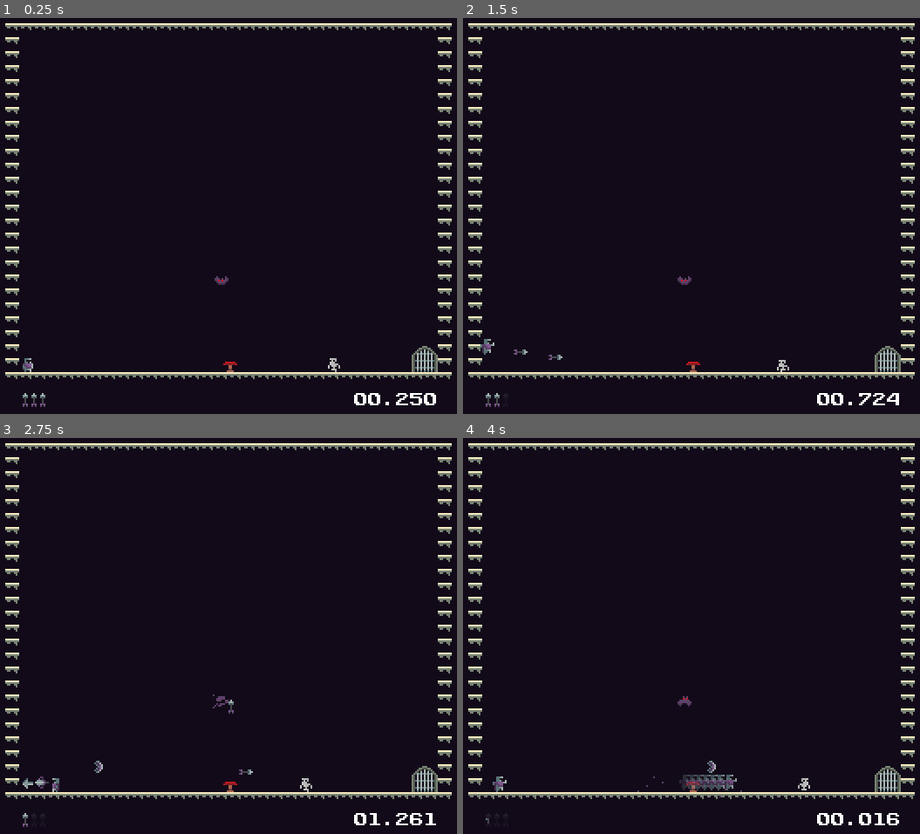
Above: before the commit, frames 1-4 (two rows, left to right).
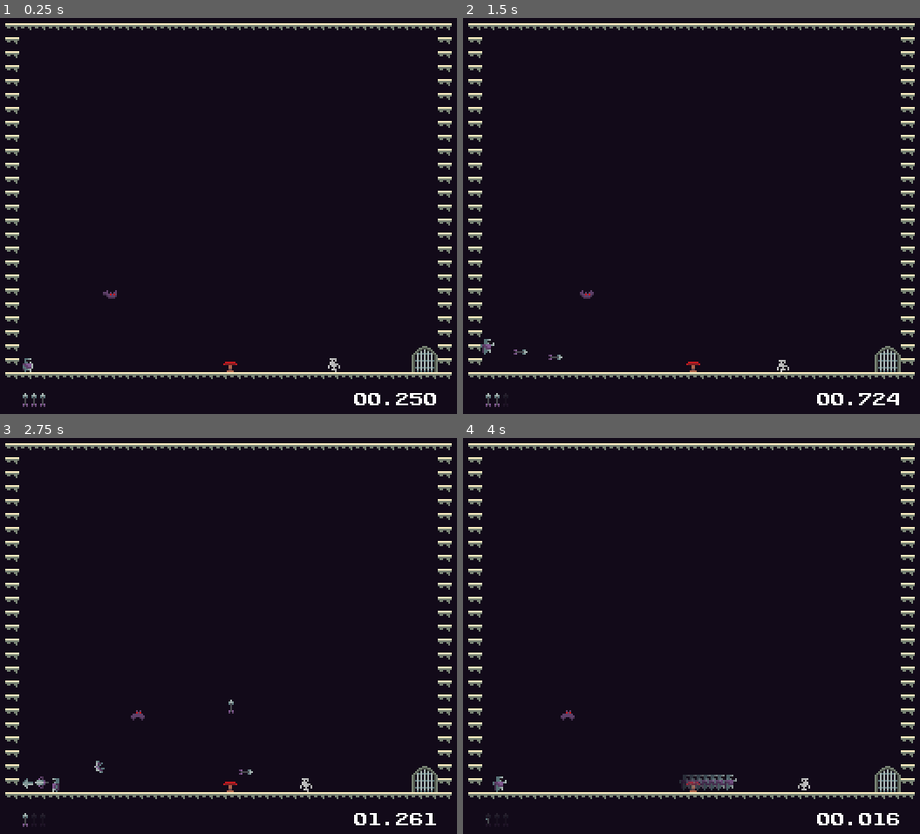
Above: after the commit, the same moments.

Repository: MadDevInc/Gladitta
Game: Godot game, scene res://ambiente_de_teste.tscn
The game is run twice, just before and just after one commit, with the same random seed, the same clock (stepped at 60 frames per second) and the same inputs.
Inputs (mouse positions are in pixels of both pictures, inside the frame that each line leads up to):
- Up to frame 1 (0.25 s): no input
- Up to frame 2 (1.5 s): move the mouse to (814, 184) at 0.52 s; hold Right mouse button (shoot) 0.53-1.28 s; hold D (move_right) from 0.53 s (still down); tap E (boomerang) at 0.6 s; tap Space (jump) at 0.77 s; move the mouse to (581, 223) at 1.27 s; right-click (581, 223) at 1.35 s
- Up to frame 3 (2.75 s): tap Space (jump) at 1.52 s; tap E (boomerang) at 1.55 s; move the mouse to (283, 533) at 2.02 s; release D (move_right) at 2.03 s; hold A (move_left) from 2.03 s (still down); hold Right mouse button (shoot) from 2.03 s (still down); click (283, 533) at 2.1 s
- Up to frame 4 (4 s): move the mouse to (664, 707) at 2.77 s; release A (move_left) at 2.78 s; release Right mouse button (shoot) at 2.78 s; hold D (move_right) from 2.78 s (still down); tap E (boomerang) at 2.85 s; tap Space (jump) at 3.02, 3.77 s; move the mouse to (860, 687) at 3.52 s; hold Shift (dash_trigger) from 3.53 s (still down); right-click (860, 687) at 3.8 s

The runs differ from the first frame. In frame 1, less than 0.1% of the frame differs, in the area x 22-50%, y 65-71%; in frame 2, less than 0.1%; in frame 3, 0.1%; in frame 4, 0.1%, in the area x 21-62%, y 65-91%.

Commit message:
Implemented Boomerang Behaviour and Animations

Diff:
--- a/gladitta/Scenes/Characters/Enemy/Enemy/bat.gd
+++ b/gladitta/Scenes/Characters/Enemy/Enemy/bat.gd
@@ -58,7 +58,8 @@
 
 func _on_detector_area_entered(area: Area2D) -> void:
 	if area.is_in_group("Sword"):
-		kill()
+		#kill()
+		pass
 
 func _on_detector_body_entered(body: Node2D) -> void:
 	if body.is_in_group("Arrow"):
--- a/gladitta/Scenes/Characters/Enemy/Enemy/bat.tscn
+++ b/gladitta/Scenes/Characters/Enemy/Enemy/bat.tscn
@@ -38,6 +38,7 @@
 size = Vector2(9, 7)
 
 [node name="Bat" type="CharacterBody2D" groups=["Enemy"]]
+motion_mode = 1
 script = ExtResource("1_njhdb")
 
 [node name="CollisionShape2D" type="CollisionShape2D" parent="."]
--- a/gladitta/Scenes/Characters/Enemy/Enemy/bat_death_particles.tscn
+++ b/gladitta/Scenes/Characters/Enemy/Enemy/bat_death_particles.tscn
@@ -4,7 +4,7 @@
 [ext_resource type="Script" path="res://Scenes/Characters/Enemy/Enemy/bat_death_particles.gd" id="2_6gokg"]
 
 [sub_resource type="Curve" id="Curve_idnod"]
-_data = [Vector2(0, 1), 0.0, 0.0, 0, 0, Vector2(0.895455, 1), 0.0, 0.0, 0, 0, Vector2(1, 0), 0.0, 0.0, 0, 0]
+_data = [Vector2(0, 1), 0.0, 0.0, 0, 0, Vector2(0.9, 1), 0.0, 0.0, 0, 0, Vector2(1, 0), 0.0, 0.0, 0, 0]
 point_count = 3
 
 [sub_resource type="CurveTexture" id="CurveTexture_11do2"]
@@ -30,7 +30,7 @@
 amount = 28
 process_material = SubResource("ParticleProcessMaterial_v3q4g")
 texture = ExtResource("1_ipiq0")
-lifetime = 3.0
+lifetime = 5.0
 one_shot = true
 explosiveness = 1.0
 script = ExtResource("2_6gokg")
--- a/gladitta/Scenes/Characters/Enemy/Enemy/skeleton.gd
+++ b/gladitta/Scenes/Characters/Enemy/Enemy/skeleton.gd
@@ -67,11 +67,13 @@
 
 func _on_detector_area_entered(area: Area2D) -> void:
 	if area.is_in_group("Sword"):
-		kill()
+		#kill()
+		pass
 
 func _on_detector_body_entered(body: Node2D) -> void:
 	if body.is_in_group("Arrow"):
 		kill()
+		pass
 
 func kill():
 	var death_particles_instance = death_particles_scene.instantiate()
--- a/gladitta/Scenes/Characters/Enemy/Enemy/skeleton_death_particles.tscn
+++ b/gladitta/Scenes/Characters/Enemy/Enemy/skeleton_death_particles.tscn
@@ -4,7 +4,7 @@
 [ext_resource type="Script" path="res://Scenes/Characters/Enemy/Enemy/skeleton_death_particles.gd" id="1_51k68"]
 
 [sub_resource type="Curve" id="Curve_slbib"]
-_data = [Vector2(0, 1), 0.0, 0.0, 0, 0, Vector2(0.895455, 1), 0.0, 0.0, 0, 0, Vector2(1, 0), 0.0, 0.0, 0, 0]
+_data = [Vector2(0, 1), 0.0, 0.0, 0, 0, Vector2(0.9, 1), 0.0, 0.0, 0, 0, Vector2(1, 0), 0.0, 0.0, 0, 0]
 point_count = 3
 
 [sub_resource type="CurveTexture" id="CurveTexture_0ffto"]
@@ -28,7 +28,7 @@
 amount = 28
 process_material = SubResource("ParticleProcessMaterial_sddnp")
 texture = ExtResource("1_5g4hc")
-lifetime = 3.0
+lifetime = 5.0
 one_shot = true
 explosiveness = 1.0
 script = ExtResource("1_51k68")
--- a/gladitta/Scenes/Characters/Player/Arrow/arrow.gd
+++ b/gladitta/Scenes/Characters/Player/Arrow/arrow.gd
@@ -5,6 +5,9 @@
 var dir = Vector2()
 
 var collision = null
+
+func _ready() -> void:
+	get_parent().get_node("Player").death.connect(_on_player_death)
 
 func get_direction():
 	return dir
@@ -23,3 +26,6 @@
 
 func launch(direction):
 	set_direction(direction)
+
+func _on_player_death():
+	self.queue_free()
--- a/gladitta/Scenes/Characters/Player/Boomerang/boomerang.gd
+++ b/gladitta/Scenes/Characters/Player/Boomerang/boomerang.gd
@@ -4,12 +4,19 @@
 
 var dir
 
+func _ready() -> void:
+	get_parent().get_node("Player").death.connect(_on_player_death)
+
 func set_direction(new_dir):
-	print(new_dir)
 	dir = new_dir
 
-func _physics_process(delta: float) -> void:
+func _physics_process(_delta: float) -> void:
 	velocity = dir * SPEED
+
+	if velocity.x > 0:
+		$AnimationPlayer.play("spin_clockwise")
+	else:
+		$AnimationPlayer.play("spin_counterclockwise")
 
 	move_and_slide()
 
@@ -20,3 +27,6 @@
 func _on_vertical_detector_body_entered(body: Node2D) -> void:
 	if body.is_in_group("Solid"):
 		dir.y = -dir.y
+
+func _on_player_death():
+	self.queue_free()
--- a/gladitta/Scenes/Characters/Player/Boomerang/boomerang.tscn
+++ b/gladitta/Scenes/Characters/Player/Boomerang/boomerang.tscn
@@ -22,7 +22,7 @@
 }
 
 [sub_resource type="Animation" id="Animation_4t00a"]
-resource_name = "spin"
+resource_name = "spin_clockwise"
 loop_mode = 1
 tracks/0/type = "value"
 tracks/0/imported = false
@@ -37,10 +37,27 @@
 "values": [0.0, 6.28319]
 }
 
+[sub_resource type="Animation" id="Animation_pq6ow"]
+resource_name = "spin_counterclockwise"
+loop_mode = 1
+tracks/0/type = "value"
+tracks/0/imported = false
+tracks/0/enabled = true
+tracks/0/path = NodePath("Sprite2D:rotation")
+tracks/0/interp = 1
+tracks/0/loop_wrap = true
+tracks/0/keys = {
+"times": PackedFloat32Array(0, 1),
+"transitions": PackedFloat32Array(1, 1),
+"update": 0,
+"values": [0.0, -6.28319]
+}
+
 [sub_resource type="AnimationLibrary" id="AnimationLibrary_rthr7"]
 _data = {
 "RESET": SubResource("Animation_ij0ns"),
-"spin": SubResource("Animation_4t00a")
+"spin_clockwise": SubResource("Animation_4t00a"),
+"spin_counterclockwise": SubResource("Animation_pq6ow")
 }
 
 [sub_resource type="RectangleShape2D" id="RectangleShape2D_wbjn3"]
@@ -49,7 +66,11 @@
 [sub_resource type="RectangleShape2D" id="RectangleShape2D_38x7l"]
 size = Vector2(6, 6.5)
 
-[node name="Boomerang" type="CharacterBody2D"]
+[sub_resource type="RectangleShape2D" id="RectangleShape2D_3k2hf"]
+size = Vector2(2, 2)
+
+[node name="Boomerang" type="CharacterBody2D" groups=["Boomerang"]]
+motion_mode = 1
 script = ExtResource("1_rweex")
 
 [node name="CollisionShape2D" type="CollisionShape2D" parent="."]
@@ -63,6 +84,7 @@
 libraries = {
 "": SubResource("AnimationLibrary_rthr7")
 }
+autoplay = "spin_clockwise"
 
 [node name="HorizontalDetector" type="Area2D" parent="."]
 
@@ -74,5 +96,13 @@
 [node name="CollisionShape2D" type="CollisionShape2D" parent="VerticalDetector"]
 shape = SubResource("RectangleShape2D_38x7l")
 
+[node name="Tip" type="CharacterBody2D" parent="." groups=["Boomerang"]]
+position = Vector2(12, 0.5)
+collision_layer = 2
+collision_mask = 2
+
+[node name="CollisionShape2D" type="CollisionShape2D" parent="Tip"]
+shape = SubResource("RectangleShape2D_3k2hf")
+
 [connection signal="body_entered" from="HorizontalDetector" to="." method="_on_horizontal_detector_body_entered"]
 [connection signal="body_entered" from="VerticalDetector" to="." method="_on_vertical_detector_body_entered"]
--- a/gladitta/Scenes/Characters/Player/player.gd
+++ b/gladitta/Scenes/Characters/Player/player.gd
@@ -197,7 +197,10 @@
 		if $Sword.position.y == 0 and !is_on_floor():
 			launch(Vector2($Sword.position.x/8, 0.25))
 		else:
-			launch(Vector2($Sword.position.x/8, 0.875))
+			launch(Vector2($Sword.position.x/8, 0.875 * sign($Sword.position.y)))
+
+	if body.is_in_group("Enemy"):
+		body.kill()
 
 func move_sword(new_direction):
 	if $Sword/AnimationPlayer.is_playing():
@@ -225,7 +228,7 @@
 
 	var arrow_instance = arrow_scene.instantiate()
 	arrow_instance.set_direction(shoot_direction)
-	get_parent().get_node("Arrows").add_child(arrow_instance)
+	get_parent().add_child(arrow_instance)
 	arrow_instance.global_position = $DirectionPivot/Bow.global_position
 
 	if shoot_direction.y == 0.0:
--- a/gladitta/Scenes/Gadgets/Spring/spring.gd
+++ b/gladitta/Scenes/Gadgets/Spring/spring.gd
@@ -13,7 +13,7 @@
 		else:
 			body.get_parent().queue_free()
 		var arrow_instance = arrow_scene.instantiate()
-		get_parent().get_node("Arrows").call_deferred("add_child", arrow_instance)
+		get_parent().call_deferred("add_child", arrow_instance)
 		arrow_instance.global_position = $Marker2D.global_position
 		arrow_instance.set_direction(direction)
 	$AnimatedSprite2D.play("expand")
--- a/gladitta/Scenes/Levels/Template/level_template.gd
+++ b/gladitta/Scenes/Levels/Template/level_template.gd
@@ -18,5 +18,3 @@
 func _on_player_death() -> void:
 	$CanvasLayer/Timer.reset()
 	$LevelEnding.reset()
-	for child in $Arrows.get_children():
-		child.queue_free()
--- a/gladitta/Scenes/Levels/Template/level_template.tscn
+++ b/gladitta/Scenes/Levels/Template/level_template.tscn
@@ -52,8 +52,6 @@
 
 [node name="Enemies" type="Node2D" parent="."]
 
-[node name="Arrows" type="Node2D" parent="."]
-
 [node name="CRTshader" type="ColorRect" parent="."]
 visible = false
 material = SubResource("ShaderMaterial_wm770")
--- a/gladitta/ambiente_de_teste.tscn
+++ b/gladitta/ambiente_de_teste.tscn
@@ -15,8 +15,9 @@
 direction = -1
 
 [node name="EnemySpawner2" parent="Enemies" index="1" instance=ExtResource("3_ona6a")]
-position = Vector2(156, 164)
+position = Vector2(89, 172)
 flying = true
+moving = true
 
-[node name="Spring" parent="." index="7" instance=ExtResource("3_s86ge")]
+[node name="Spring" parent="." index="6" instance=ExtResource("3_s86ge")]
 position = Vector2(161, 212)
--- a/gladitta/project.godot
+++ b/gladitta/project.godot
@@ -31,6 +31,7 @@
 Sword=""
 Enemy=""
 Solid=""
+Boomerang=""
 
 [gui]
 
Not shown: 1 places in gladitta/Scenes/Characters/Player/Boomerang/boomerang.tscn that only renumber resources
